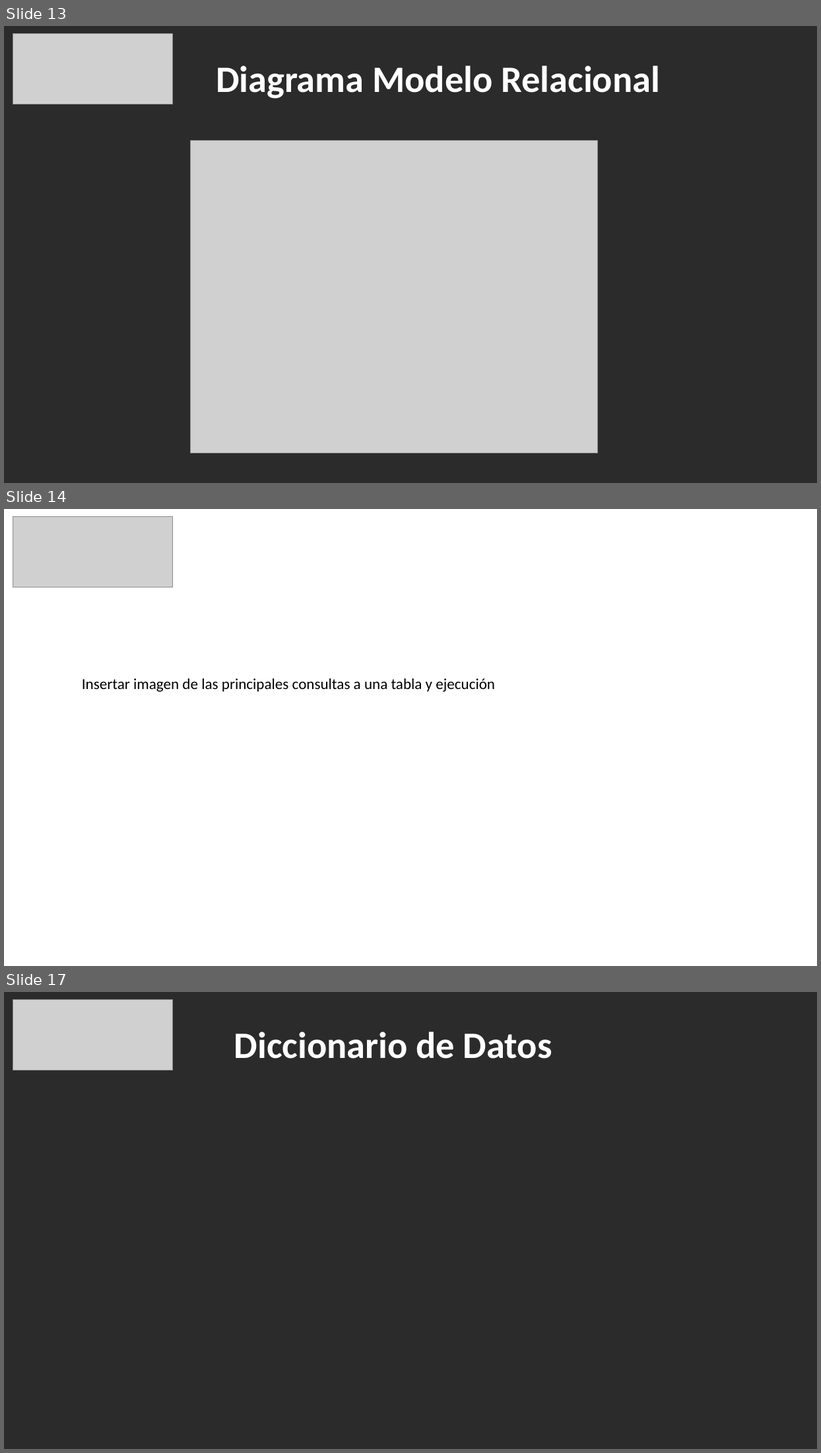
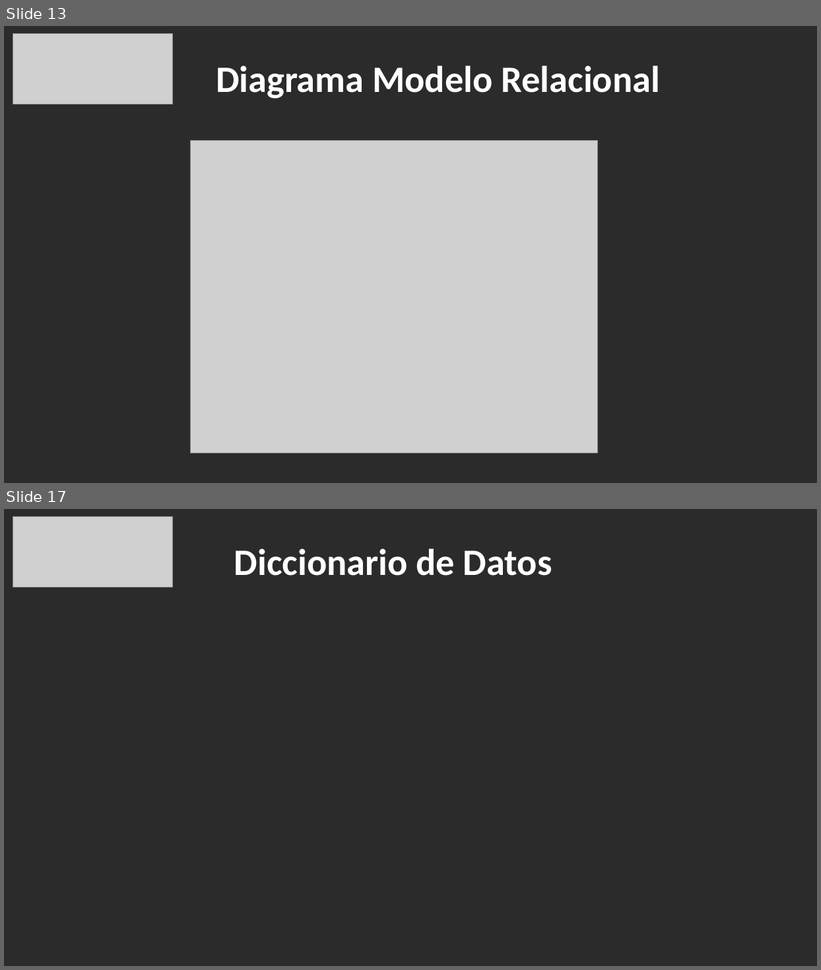
Before and after one commit to scrumteamlmack/Repositorio-de-equipo-3, a slide deck: Arquitectura de software/L-MACK/SUTENTACION 3B L-MACK.pptx. Shown one above the other, each under a label of ours: slides 13, 14 and 17 before the commit, slides 13 and 17 after it; the slides between them are not shown. The pictures are 821x1453 and 821x970 pixels, drawn with LibreOffice and Linux fonts; fonts in the diff are those of the drawing; grey boxes stand for pictures; background and template pictures are left out; a plain dark background stands for a picture behind light text. Boxes give left, top, right and bottom in pixels: in the first picture for what was removed or moved away, otherwise in the second. Text is boxed around its words. In the diff, an @@ line names an element or a change of style, - is before the commit and + after.

```diff
--- a/Arquitectura de software/L-MACK/SUTENTACION 3B L-MACK.pptx
+++ b/Arquitectura de software/L-MACK/SUTENTACION 3B L-MACK.pptx
@@ slide 14 removed at [4, 509, 817, 966], background picture (left out) @@
@@ picture removed at [13, 516, 172, 587] @@
@@ title removed at [34, 516, 736, 605] @@
-Consultas
@@ text removed at [82, 679, 495, 692] @@
-Insertar imagen de las principales consultas a una tabla y ejecución
```
Also in this commit, not shown: 2 slides changed, 1 slide added, 1 other file.
